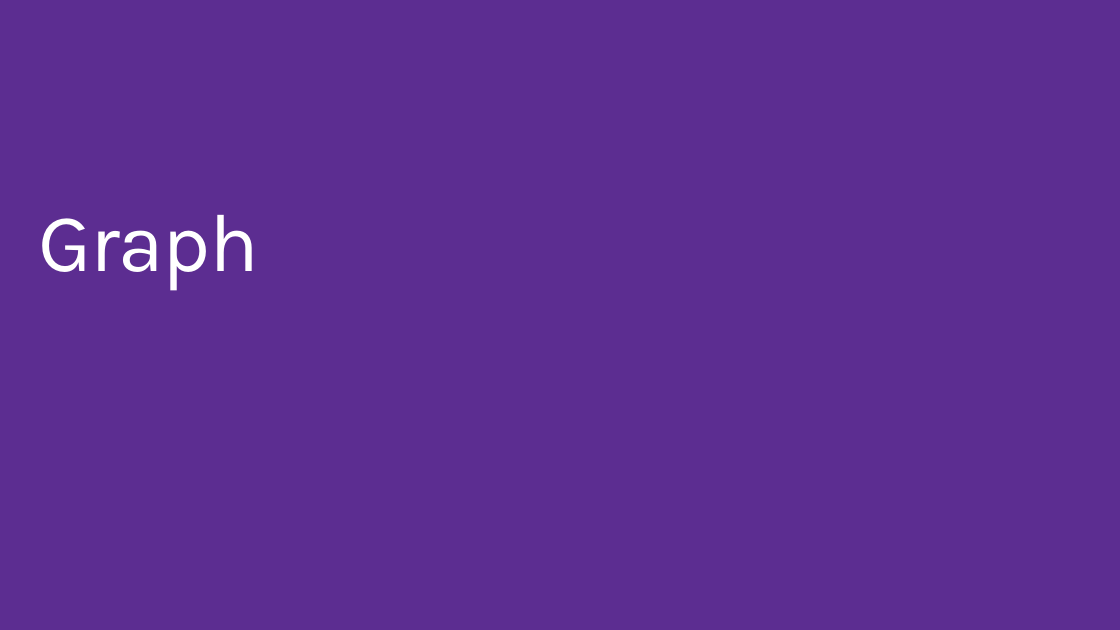
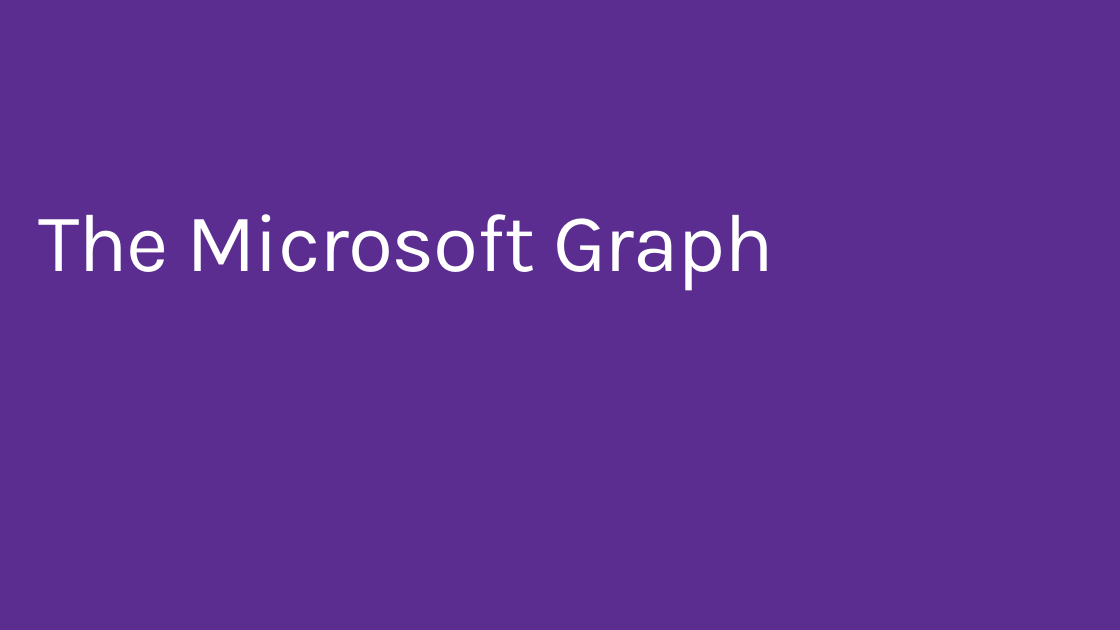
Before and after one commit to wely/DevCamp, a slide deck: slide 46 of Presentation/Module03-Identity-0365Apis.pptx. Drawn at 1120x630 pixels with LibreOffice and Linux fonts; fonts in the diff are those of the drawing; background and template pictures are left out. Boxes give left, top, right and bottom in pixels: in the first picture for what was removed or moved away, otherwise in the second. Text is boxed around its words. In the diff, an @@ line names an element or a change of style, - is before the commit and + after.

Commit message:
small corrections
PPT corrections

```diff
--- a/Presentation/Module03-Identity-0365Apis.pptx
+++ b/Presentation/Module03-Identity-0365Apis.pptx
@@ title at [38,214,774,290]: text changed @@
-Graph
+The Microsoft Graph
```
